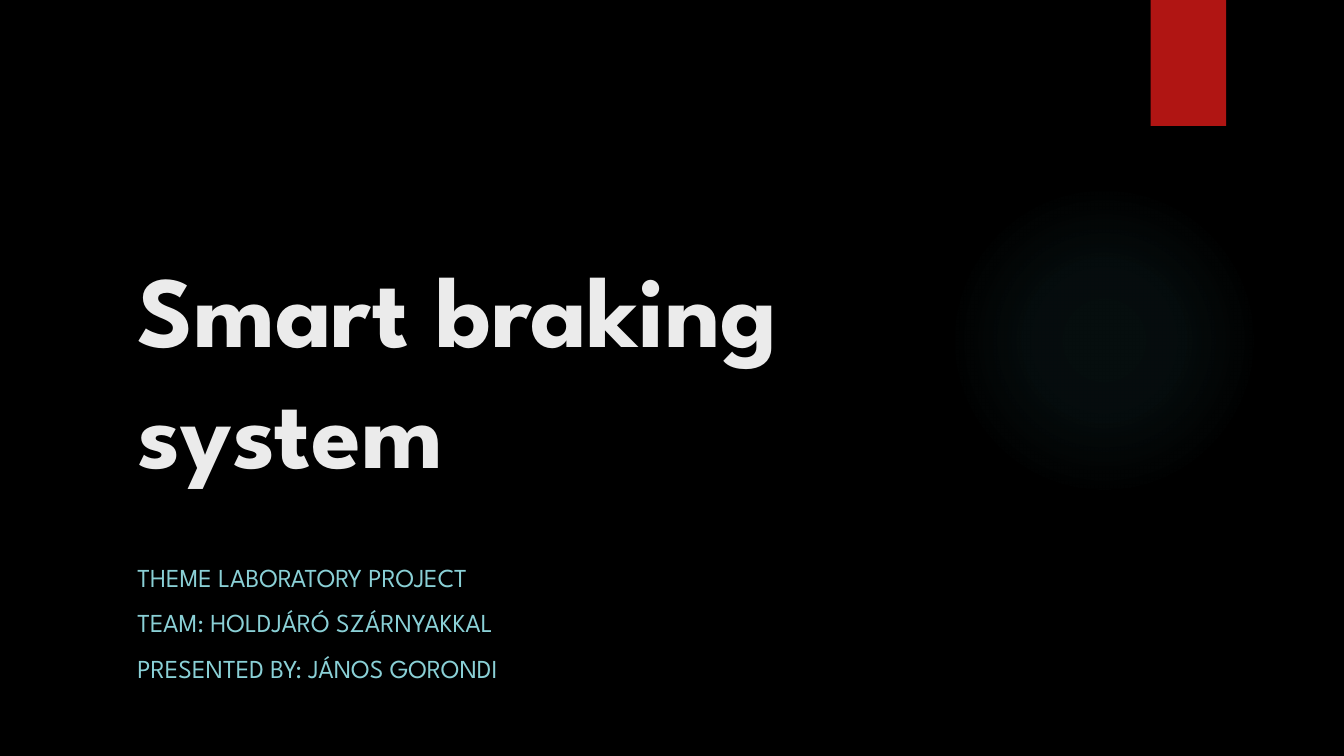
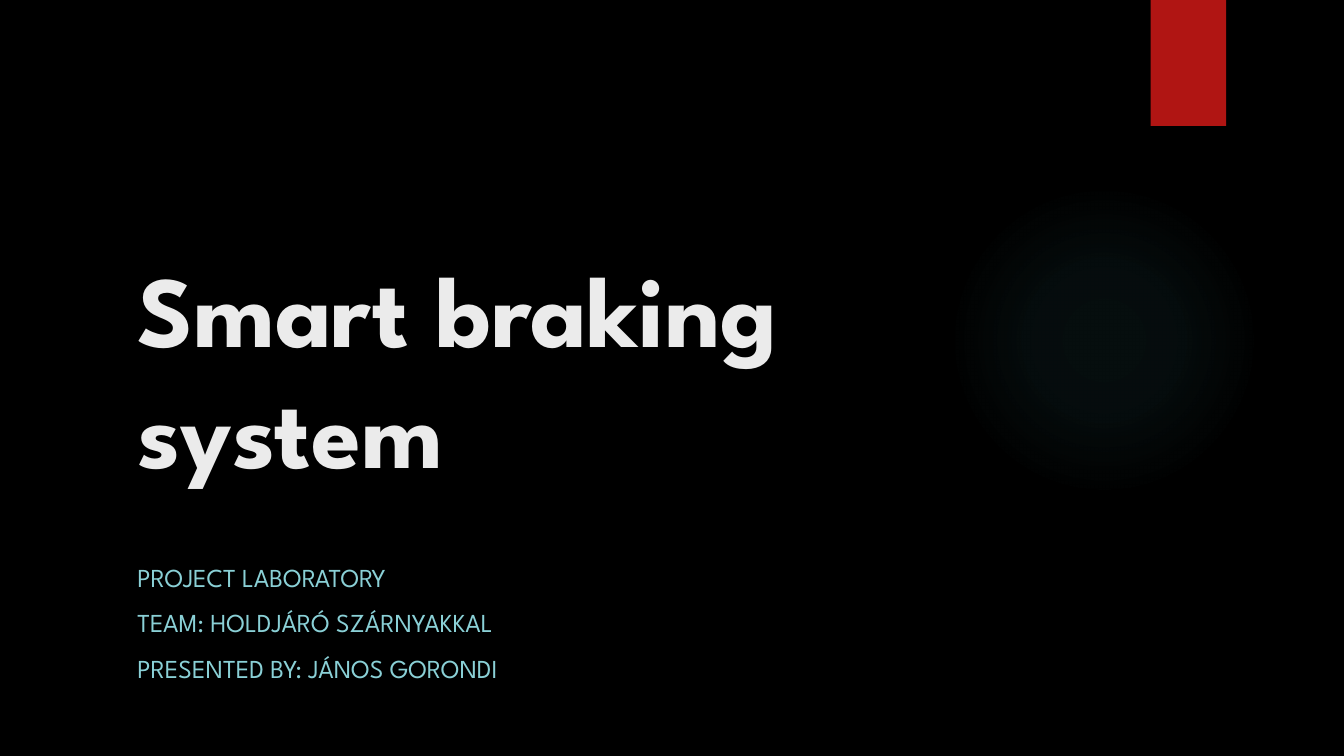
Before and after one commit to GJanos/DDS-RasPi4-ESP32-Communication, a slide deck: slide 1 of Documentation/Smart braking system.pptx. Drawn at 1344x756 pixels with LibreOffice and Linux fonts; fonts in the diff are those of the drawing; background and template pictures are left out. Boxes give left, top, right and bottom in pixels: in the first picture for what was removed or moved away, otherwise in the second. Text is boxed around its words. In the diff, an @@ line names an element or a change of style, - is before the commit and + after.

```diff
--- a/Documentation/Smart braking system.pptx
+++ b/Documentation/Smart braking system.pptx
@@ subtitle at [137, 569, 386, 588]: text changed @@
-THEME LABORATORY PROJECT
+PROJECT LABORATORY
```
Also in this commit, not shown: 4 other slides changed, 4 slides added, 2 slides removed, 2 other files.
